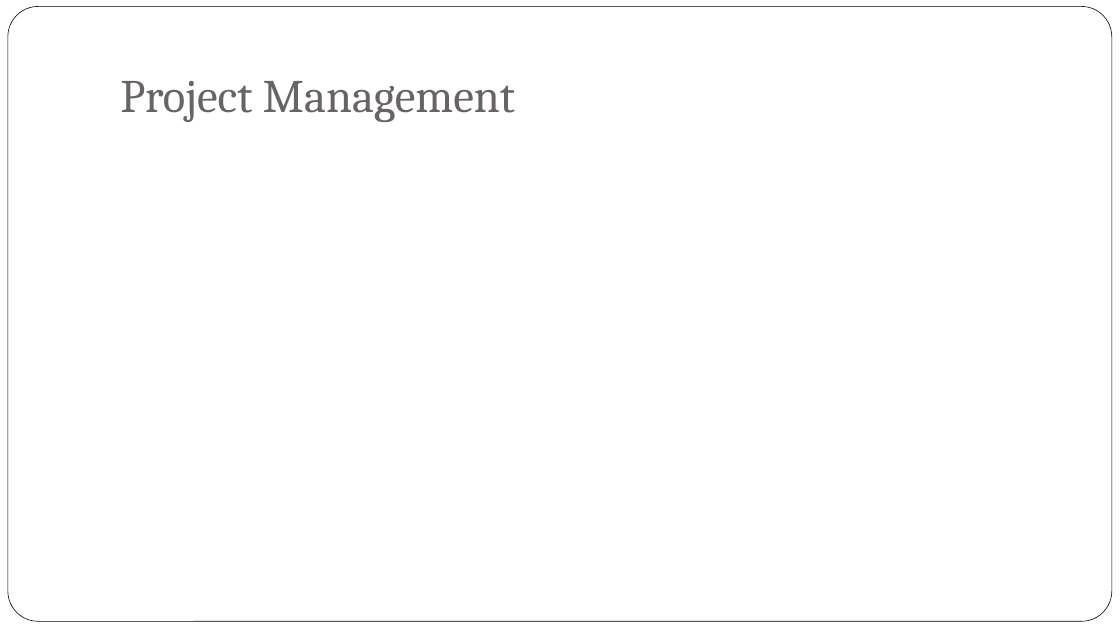
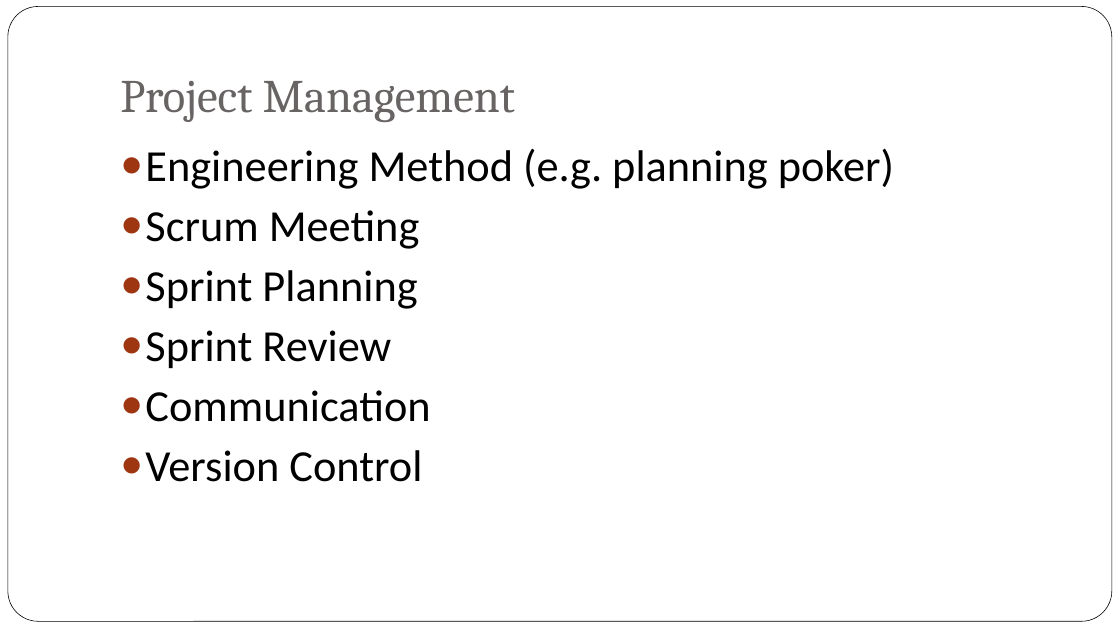
Before and after one commit to bxji/Civic-Duty, a slide deck: slide 16 of presentation/civic_duty_presentation_final.pptx (slide 14 before the commit). Drawn at 1120x630 pixels with LibreOffice and Linux fonts; fonts in the diff are those of the drawing; background and template pictures are left out. Boxes give left, top, right and bottom in pixels: in the first picture for what was removed or moved away, otherwise in the second. Text is boxed around its words. In the diff, an @@ line names an element or a change of style, - is before the commit and + after.

```diff
--- a/presentation/civic_duty_presentation_final.pptx
+++ b/presentation/civic_duty_presentation_final.pptx
@@ text added at box(145, 148, 894, 482), 38 pt, text #000000 @@
+● Engineering Method (e.g. planning poker)
+● Scrum Meeting
+● Sprint Planning
+● Sprint Review
+● Communication
+● Version Control
```
Also in this commit, not shown: 2 other slides changed, 5 slides added, 3 slides removed.
